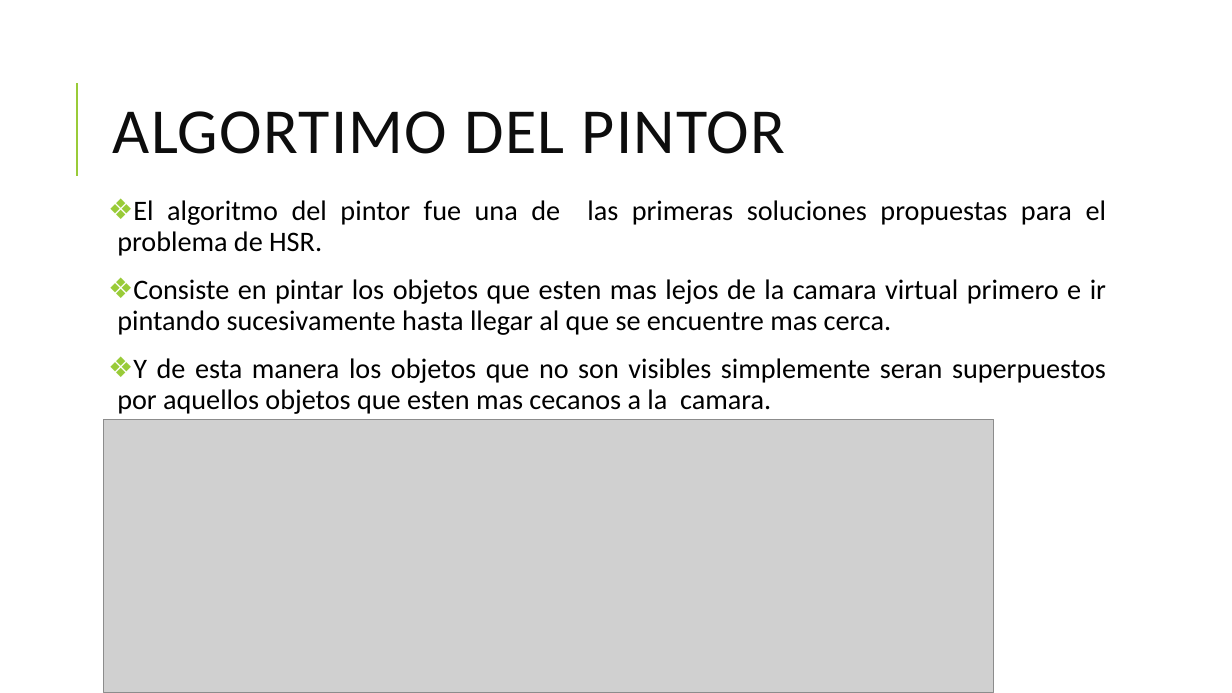
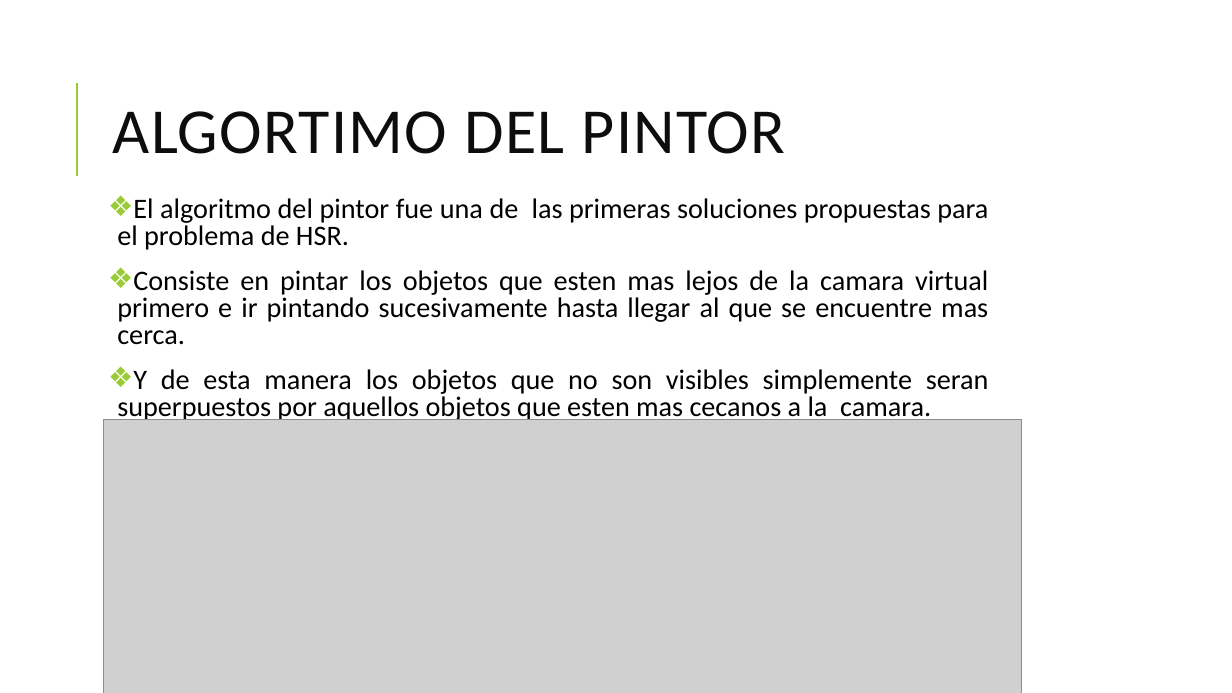
Before and after one commit to MogGy94/paintersAlg, a slide deck: slide 11 of ALGOritmo del Pintor.pptx. Drawn at 1232x693 pixels with LibreOffice and Linux fonts; fonts in the diff are those of the drawing; grey boxes stand for pictures. Boxes give left, top, right and bottom in pixels: in the first picture for what was removed or moved away, otherwise in the second. Text is boxed around its words. In the diff, an @@ line names an element or a change of style, - is before the commit and + after.

```diff
--- a/ALGOritmo del Pintor.pptx
+++ b/ALGOritmo del Pintor.pptx
@@ text "El algoritmo del pintor fue ..." at (x1=117, y1=198, x2=989, y2=423): line spacing 0.9 to 0.8 @@
@@ picture resized from (x1=104, y1=420, x2=994, y2=693) to (x1=104, y1=420, x2=1022, y2=693) @@
```
Also in this commit, not shown: 9 other slides changed, 3 slides added.
